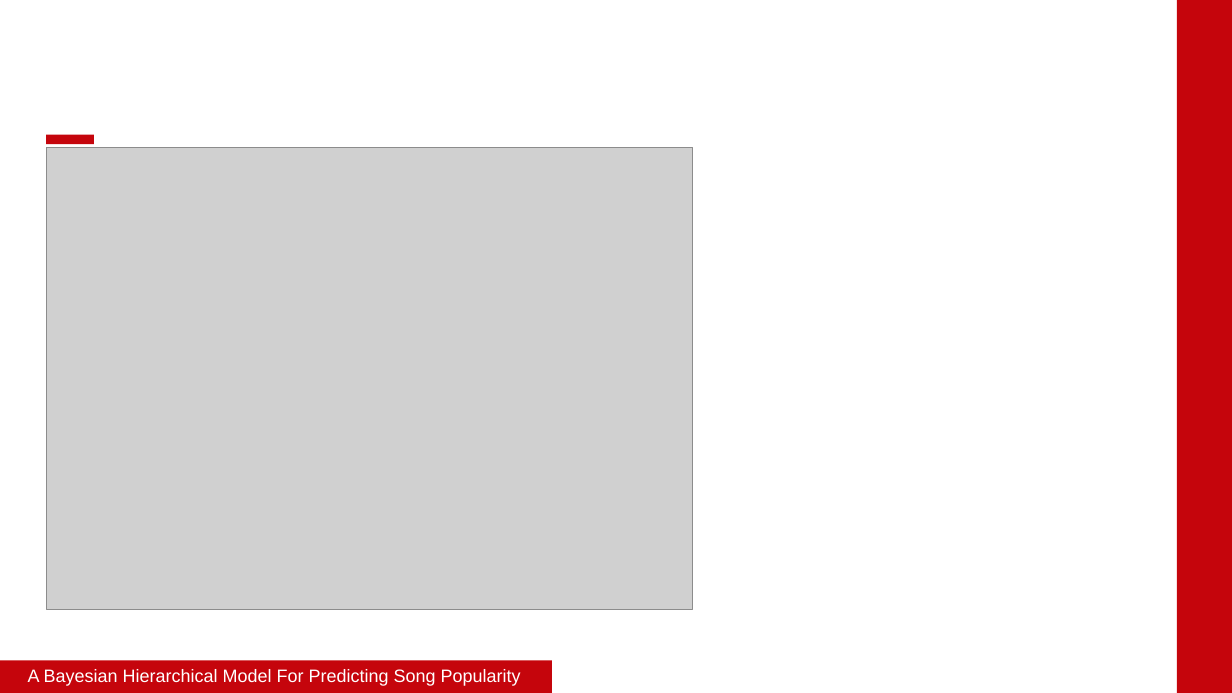
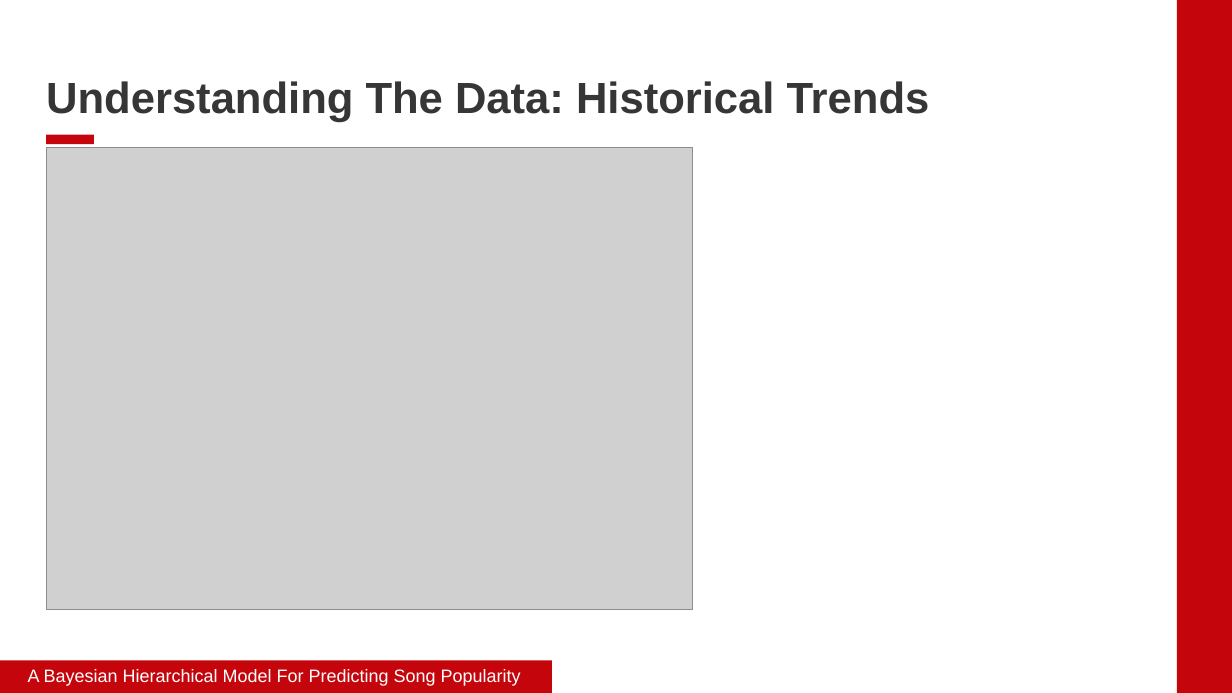
Before and after one commit to james-hubbs/A-Bayesian-Hierarchical-Model-For-Predicting-Song-Popularity, a slide deck: slide 4 of report/slides.pptx. Drawn at 1232x693 pixels with LibreOffice and Linux fonts; fonts in the diff are those of the drawing; grey boxes stand for pictures; background and template pictures are left out. Boxes give left, top, right and bottom in pixels: in the first picture for what was removed or moved away, otherwise in the second. Text is boxed around its words. In the diff, an @@ line names an element or a change of style, - is before the commit and + after.

```diff
--- a/report/slides.pptx
+++ b/report/slides.pptx
@@ text added at (46, 81, 930, 122), 34 pt, text #363636, bold @@
+Understanding The Data: Historical Trends
```
Also in this commit, not shown: 3 other slides changed.
